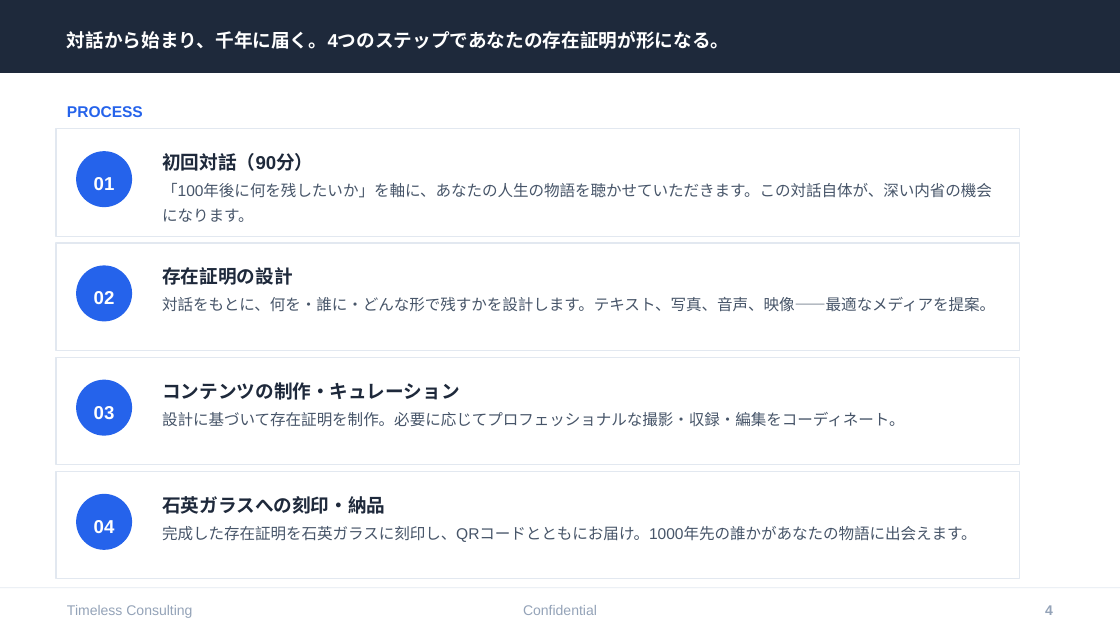
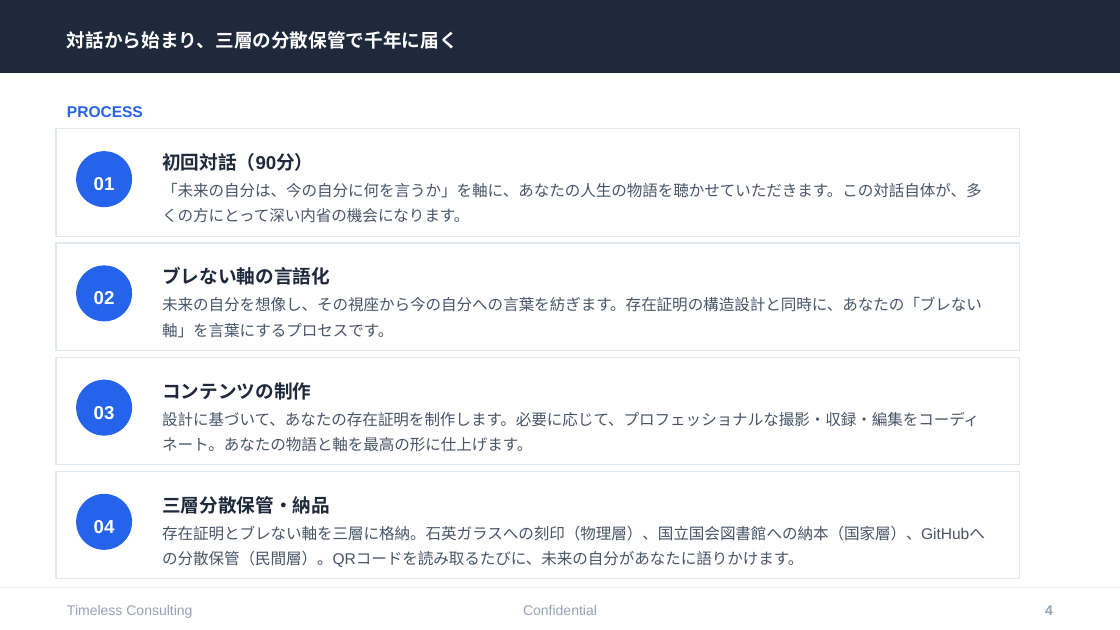
Before and after one commit to tokistorage/lp, a slide deck: slide 4 of tokistorage-client-deck.pptx. Drawn at 1120x630 pixels with LibreOffice and Linux fonts; fonts in the diff are those of the drawing. Boxes give left, top, right and bottom in pixels: in the first picture for what was removed or moved away, otherwise in the second. Text is boxed around its words. In the diff, an @@ line names an element or a change of style, - is before the commit and + after.

```diff
--- a/tokistorage-client-deck.pptx
+++ b/tokistorage-client-deck.pptx
@@ text at box(67, 31, 458, 49): text changed @@
-対話から始まり、千年に届く。4つのステップであなたの存在証明が形になる。
+対話から始まり、三層の分散保管で千年に届く
@@ text at box(162, 183, 981, 223): text changed @@
-「100年後に何を残したいか」を軸に、あなたの人生の物語を聴かせていただきます。この対話自体が、深い内省の機会になります。
+「未来の自分は、今の自分に何を言うか」を軸に、あなたの人生の物語を聴かせていただきます。この対話自体が、多くの方にとって深い内省の機会になります。
@@ text at box(162, 267, 330, 285): text changed @@
-存在証明の設計
+ブレない軸の言語化
@@ text at box(162, 297, 982, 338): text changed @@
-対話をもとに、何を・誰に・どんな形で残すかを設計します。テキスト、写真、音声、映像——最適なメディアを提案。
+未来の自分を想像し、その視座から今の自分への言葉を紡ぎます。存在証明の構造設計と同時に、あなたの「ブレない軸」を言葉にするプロセスです。
@@ text at box(162, 382, 311, 400): text changed @@
-コンテンツの制作・キュレーション
+コンテンツの制作
@@ text at box(162, 412, 979, 452): text changed @@
-設計に基づいて存在証明を制作。必要に応じてプロフェッショナルな撮影・収録・編集をコーディネート。
+設計に基づいて、あなたの存在証明を制作します。必要に応じて、プロフェッショナルな撮影・収録・編集をコーディネート。あなたの物語と軸を最高の形に仕上げます。
@@ text at box(162, 496, 330, 514): text changed @@
-石英ガラスへの刻印・納品
+三層分散保管・納品
@@ text at box(162, 526, 985, 567): text changed @@
-完成した存在証明を石英ガラスに刻印し、QRコードとともにお届け。1000年先の誰かがあなたの物語に出会えます。
+存在証明とブレない軸を三層に格納。石英ガラスへの刻印（物理層）、国立国会図書館への納本（国家層）、GitHubへの分散保管（民間層）。QRコードを読み取るたびに、未来の自分があなたに語りかけます。
```
Also in this commit, not shown: 7 other slides changed, 1 other file.
